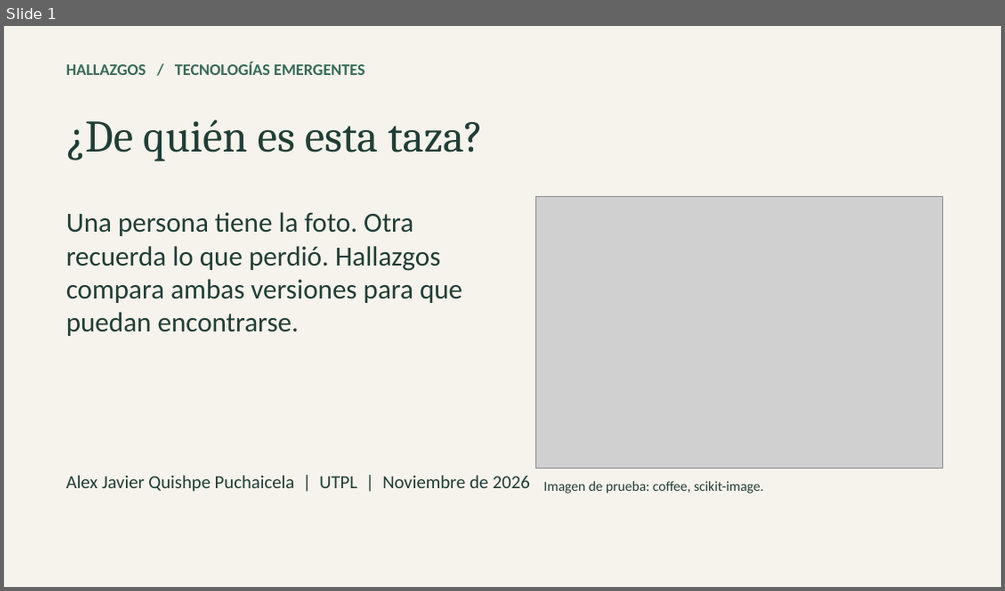
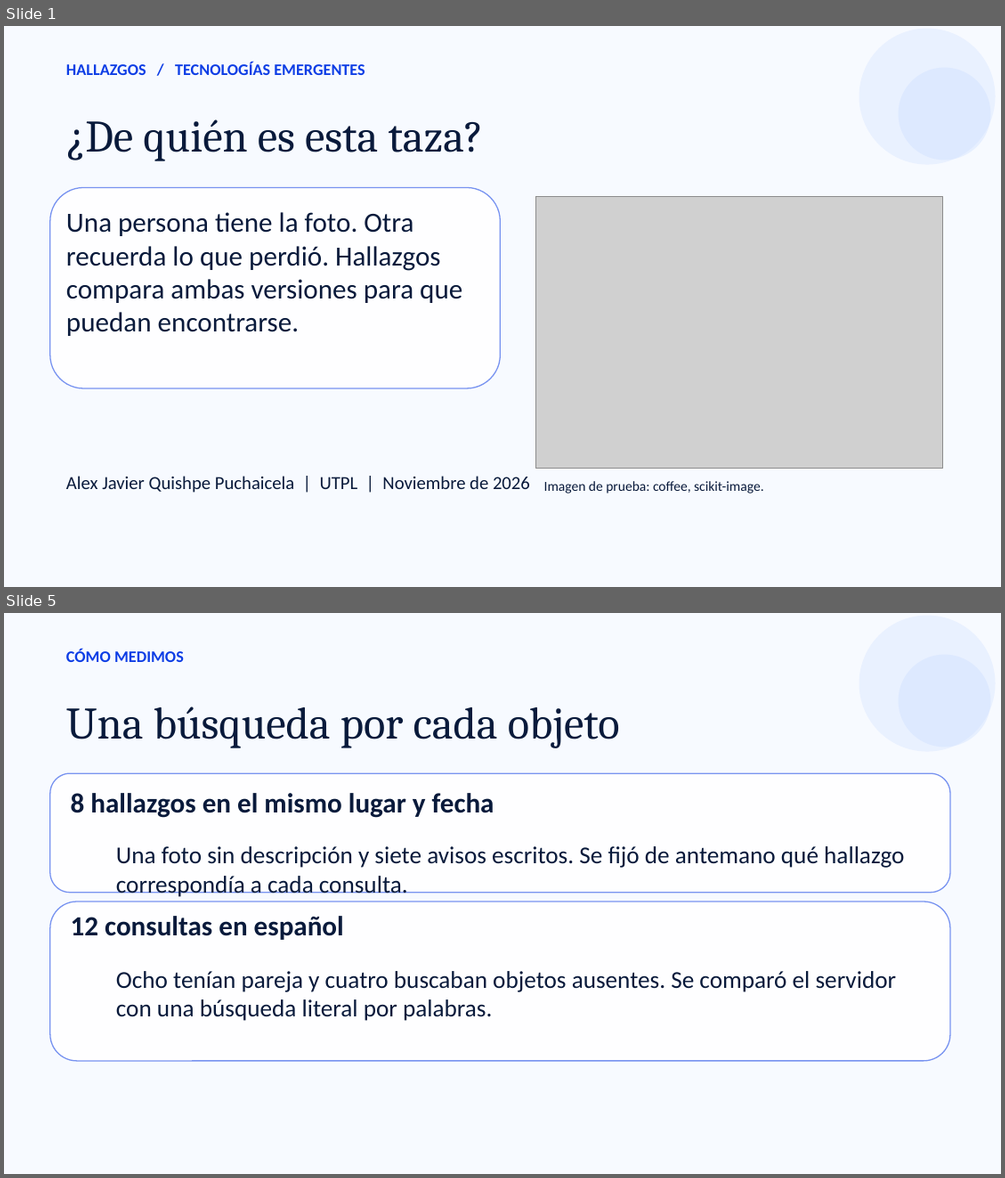
Before and after one commit to AlexJavierQ/problema-loja, a slide deck: presentacion/Hallazgos.pptx. Shown one above the other, each under a label of ours: slide 1 before the commit, slides 1 and 5 after it; the slides between them are not shown. The pictures are 1005x591 and 1005x1178 pixels, drawn with LibreOffice and Linux fonts; fonts in the diff are those of the drawing; grey boxes stand for pictures. Boxes give left, top, right and bottom in pixels: in the first picture for what was removed or moved away, otherwise in the second. Text is boxed around its words. In the diff, an @@ line names an element or a change of style, - is before the commit and + after.

Commit message:
Rediseñar Hallazgos y documentar la evaluación y sus tiempos

```diff
--- a/presentacion/Hallazgos.pptx
+++ b/presentacion/Hallazgos.pptx
@@ slide 5 added at bbox=[4, 613, 1001, 1174], background #F7FAFF @@
@@ ellipse added at bbox=[858, 616, 995, 752], fill #C7DBFF at 29% opacity @@
@@ text added at bbox=[66, 649, 184, 662], 14 pt, text #0D3DE5, bold @@
+CÓMO MEDIMOS
@@ ellipse added at bbox=[898, 655, 990, 747], fill #C7DBFF at 35% opacity @@
@@ text added at bbox=[66, 706, 620, 748], 39 pt, text #091A3B @@
+Una búsqueda por cada objeto
@@ rounded rectangle added at bbox=[50, 773, 950, 892], fill #FFFFFF at 94% opacity, outline #0D3DE5 1 pt @@
@@ text added at bbox=[71, 793, 494, 818], 24 pt, text #091A3B, bold @@
+8 hallazgos en el mismo lugar y fecha
@@ text added at bbox=[116, 846, 904, 897], 21 pt, text #091A3B @@
+Una foto sin descripción y siete avisos escritos. Se fijó de antemano qué hallazgo correspondía a cada consulta.
@@ rounded rectangle added at bbox=[50, 901, 950, 1061], fill #FFFFFF at 94% opacity, outline #0D3DE5 1 pt @@
@@ text added at bbox=[71, 916, 344, 940], 24 pt, text #091A3B, bold @@
+12 consultas en español
@@ text added at bbox=[116, 971, 897, 1021], 21 pt, text #091A3B @@
+Ocho tenían pareja y cuatro buscaban objetos ausentes. Se comparó el servidor con una búsqueda literal por palabras.
@@ slide 1 changed as well @@
@@ background #F5F3EB to #F7FAFF @@
@@ ellipse added at bbox=[858, 29, 995, 165], fill #C7DBFF at 29% opacity @@
@@ text "HALLAZGOS / TECNOLOGÍAS EMERGENTES" at bbox=[66, 62, 364, 75]: text colour #376A59 to #0D3DE5 @@
@@ ellipse added at bbox=[898, 68, 990, 160], fill #C7DBFF at 35% opacity @@
@@ rounded rectangle added at bbox=[50, 187, 501, 388], fill #FFFFFF at 94% opacity, outline #0D3DE5 1 pt @@
@@ text colour #203E36 to #091A3B in 4 elements at bbox=[66, 119, 484, 161], bbox=[66, 212, 462, 336], bbox=[66, 475, 530, 492], bbox=[544, 481, 764, 493] @@
```
Also in this commit, not shown: 5 other slides changed, 2 other slides added, 7 other files.
